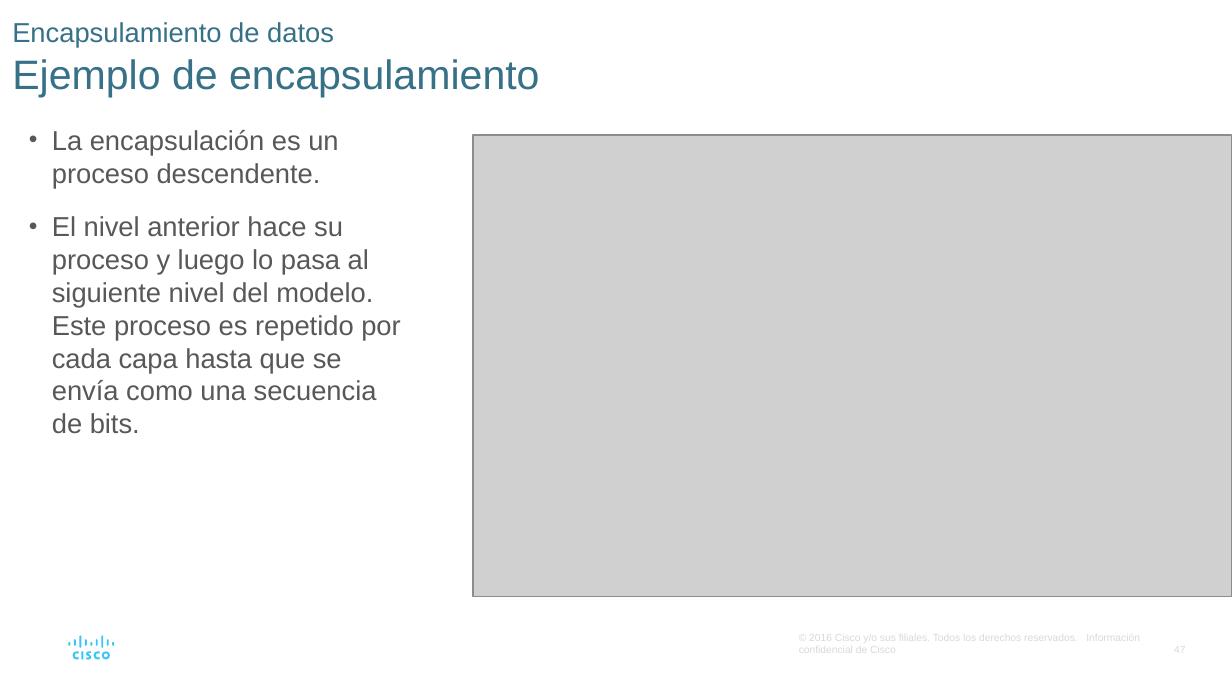
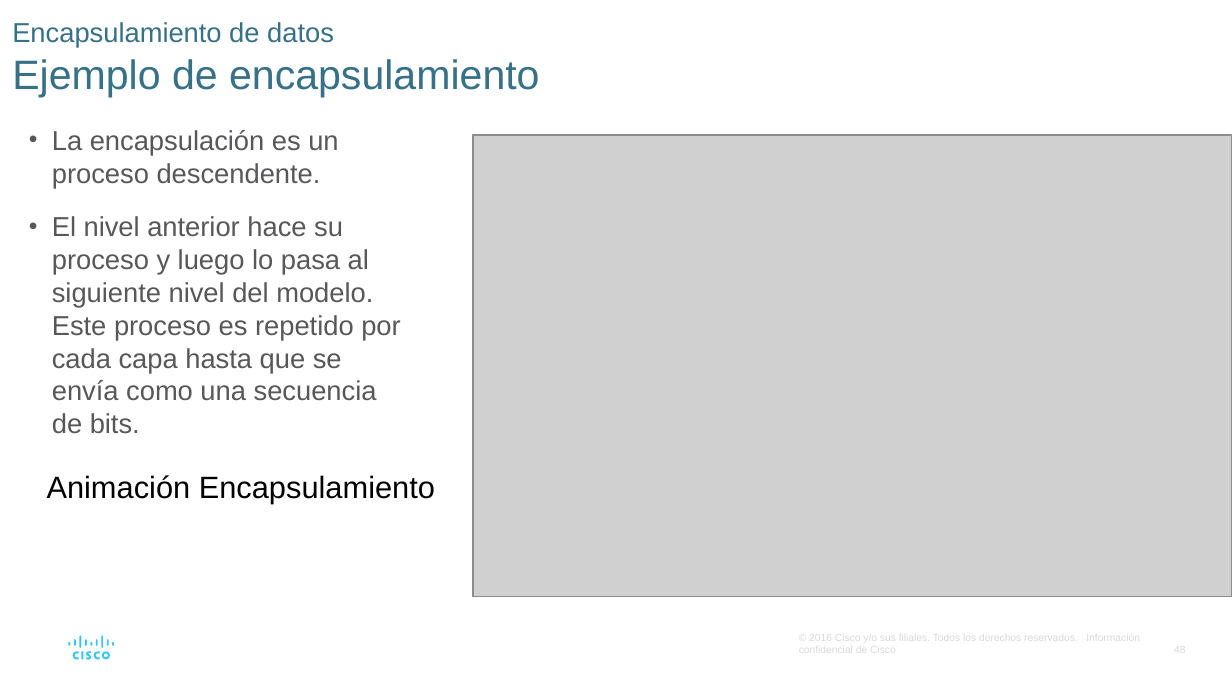
Before and after one commit to giganteavila/PAR, a slide deck: slide 48 of Presentaciones/3-Protocolos_y_modelos.odp (slide 47 before the commit). Drawn at 1232x693 pixels with LibreOffice and Linux fonts; fonts in the diff are those of the drawing; grey boxes stand for pictures. Boxes give left, top, right and bottom in pixels: in the first picture for what was removed or moved away, otherwise in the second. Text is boxed around its words. In the diff, an @@ line names an element or a change of style, - is before the commit and + after.

```diff
--- a/Presentaciones/3-Protocolos_y_modelos.odp
+++ b/Presentaciones/3-Protocolos_y_modelos.odp
@@ text added at <box>47,475,435,503</box>, 18 pt, text #000000 @@
+Animación Encapsulamiento
```
Also in this commit, not shown: 8 other slides changed, 3 slides added.
